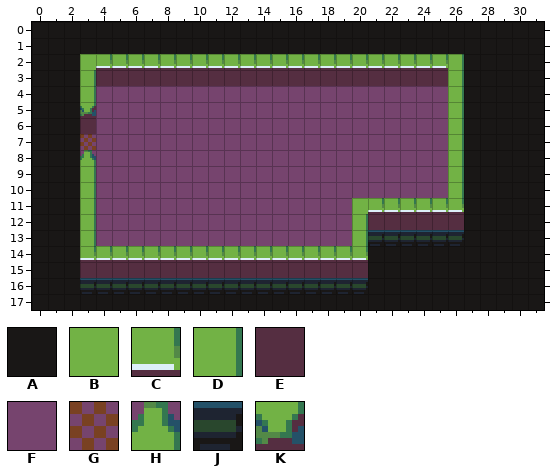
A Tiled map gets an edit: MonoGameWindowsStarter/Content/Maps/Room_1_+---.tmx. Above, as it was before the edit.
Cells are 8x8 px. Shown: x 0..31, y 0..17.
Key: from "DungeonTileSet": A 0, B 1, C 2, D 3, E 4, F 15, G 21, H 45, J 46, K 53.
_ is an empty cell, # one hidden under a higher layer.
Layer "Background" before, first column x 0:
 0 AAAAAAAAAAAAAAAAAAAAAAAAAAAAAAAA
 1 AAAAAAAAAAAAAAAAAAAAAAAAAAAAAAAA
 2 AAABCCCCCCCCCCCCCCCCCCCCCCDAAAAA
 3 AAADEEEEEEEEEEEEEEEEEEEEEEDAAAAA
 4 AAADFFFFFFFFFFFFFFFFFFFFFFDAAAAA
 5 AAAKFFFFFFFFFFFFFFFFFFFFFFDAAAAA
 6 AAAEFFFFFFFFFFFFFFFFFFFFFFDAAAAA
 7 AA#GFFFFFFFFFFFFFFFFFFFFFFDAAAAA
 8 AAAHFFFFFFFFFFFFFFFFFFFFFFDAAAAA
 9 AAADFFFFFFFFFFFFFFFFFFFFFFDAAAAA
10 AAADFFFFFFFFFFFFFFFFFFFFFFDAAAAA
11 AAADFFFFFFFFFFFFFFFF______CAAAAA
12 AAADFFFFFFFFFFFFFFFFDEEEEEEAAAAA
13 AAADFFFFFFFFFFFFFFFFDJJJJJJAAAAA
14 AAA__________________AAAAAAAAAAA
15 AAAEEEEEEEEEEEEEEEEEEAAAAAAAAAAA
16 AAAJJJJJJJJJJJJJJJJJJAAAAAAAAAAA
17 AAAAAAAAAAAAAAAAAAAAAAAAAAAAAAAA
Layer "Forground" before, first column x 0:
 0 ________________________________
 1 ________________________________
 2 ________________________________
 3 ________________________________
 4 ________________________________
 5 ________________________________
 6 ________________________________
 7 __A_____________________________
 8 ________________________________
 9 ________________________________
10 ________________________________
11 ____________________BCCCCC______
12 ________________________________
13 ________________________________
14 ___CCCCCCCCCCCCCCCCCC___________
15 ________________________________
16 ________________________________
17 ________________________________
After the commit:
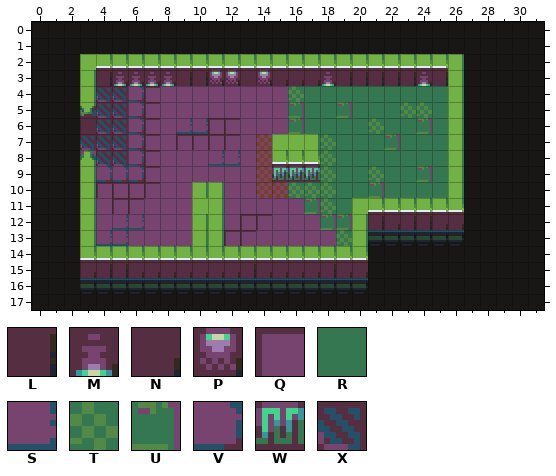
Further tiles: from "DungeonTileSet": L 5, M 12, N 13, P 14, Q 17, R 18, S 19, T 22, U 23, V 24, W 37, X 52.
Change:
Changed rows in their new state; . is an unchanged cell.
Layer "Background":
first column x 3:
 3 .LMMMMLLPP.PNNNMLLLLLML
 4 .XXVQ........TRRRRRRRRR
 5 .XXVQ........URRURRRTTR
 6 .XXVQ.SSQQ...URRRRTRRUR
 7 XXXVQ.QQQQ.G...TRRRURRR
 8 .XXVQ...SS.GCCCTRRRRRRR
 9 .VVVQ......GWWWTRRTRRUR
10 .QQQQ......GGTTTRRURRRR
11 ..QQ..........UTR......
12 ..SS......QQ...UU......
13 .SS......QQ.....T......
15 ........#..............
Layer "Forground":
first column x 3:
 7 ............BBD.........
10 .......DD...............
11 .......BD...............
12 .......DD.........LNLLNN
13 .......DD...............
15 NLLNNNNNNNLNNNNLNN......
